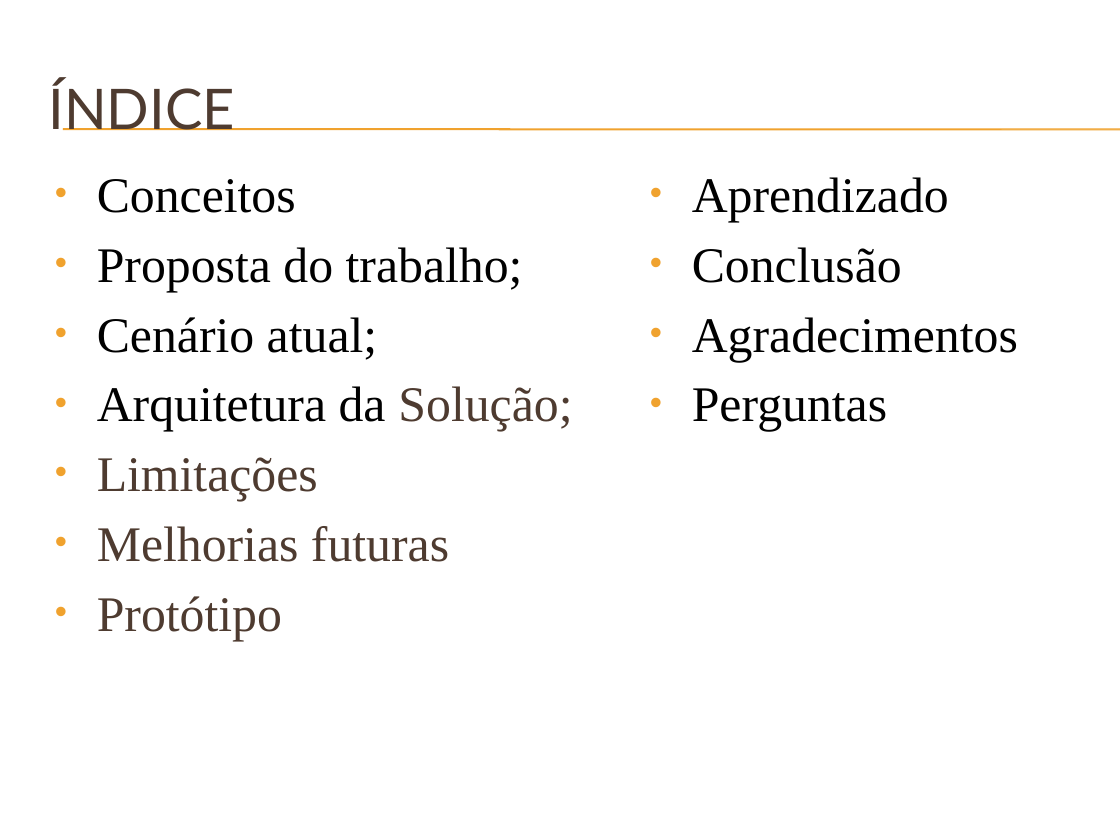
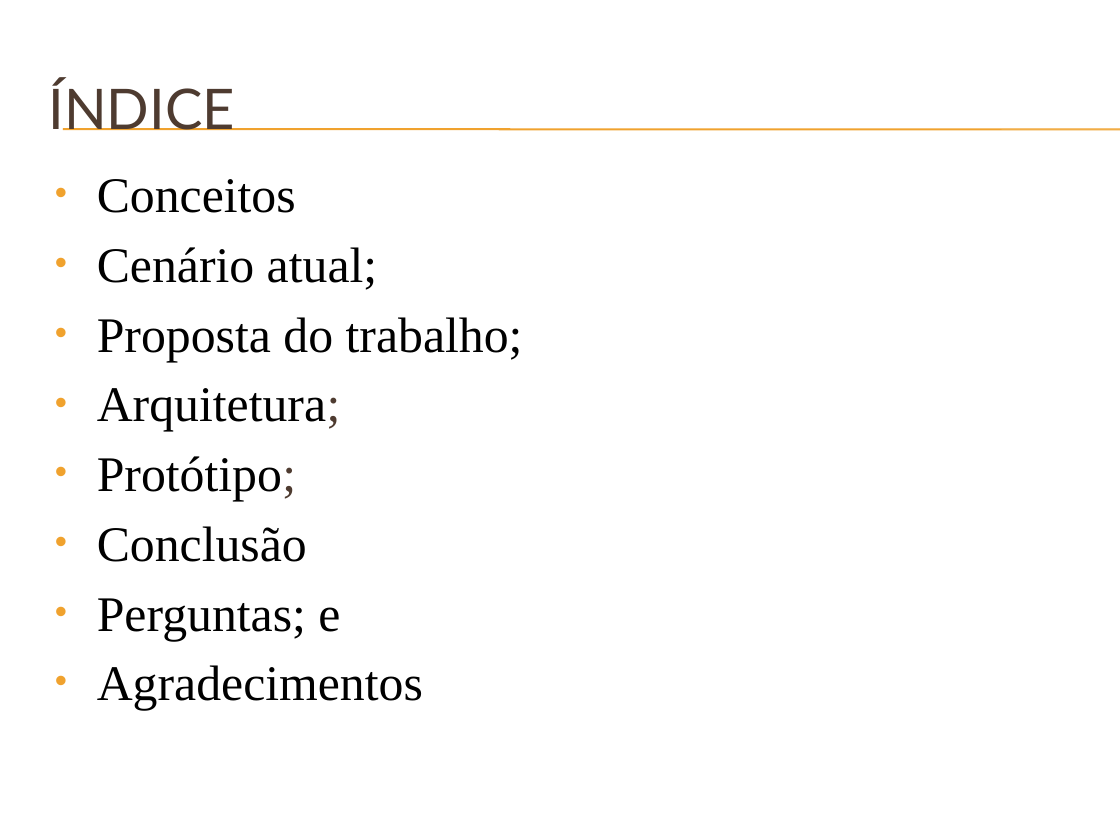
Before and after one commit to junioma/logviewerucb2009, a slide deck: slide 2 of DOCUMENTAÇÃO/_SLIDE/JMBLogViewer.pptx. Drawn at 1120x840 pixels with LibreOffice and Linux fonts; fonts in the diff are those of the drawing; background and template pictures are left out. Boxes give left, top, right and bottom in pixels: in the first picture for what was removed or moved away, otherwise in the second. Text is boxed around its words. In the diff, an @@ line names an element or a change of style, - is before the commit and + after.

```diff
--- a/DOCUMENTAÇÃO/_SLIDE/JMBLogViewer.pptx
+++ b/DOCUMENTAÇÃO/_SLIDE/JMBLogViewer.pptx
@@ text removed at [692, 177, 1018, 432] @@
-• Aprendizado
-• Conclusão
-• Agradecimentos
-• Perguntas
@@ text at [97, 247, 377, 290]: paragraph added @@
+• Cenário atual;
@@ text at [97, 388, 423, 710]: text changed; text colour #4E3B30 to #000000 @@
-• Cenário atual;
-• Arquitetura da Solução;
-• Limitações
-• Melhorias futuras
-• Protótipo
+• Arquitetura;
+• Protótipo;
+• Conclusão
+• Perguntas; e
+• Agradecimentos
```
Also in this commit, not shown: 3 other slides changed, 3 slides removed.
